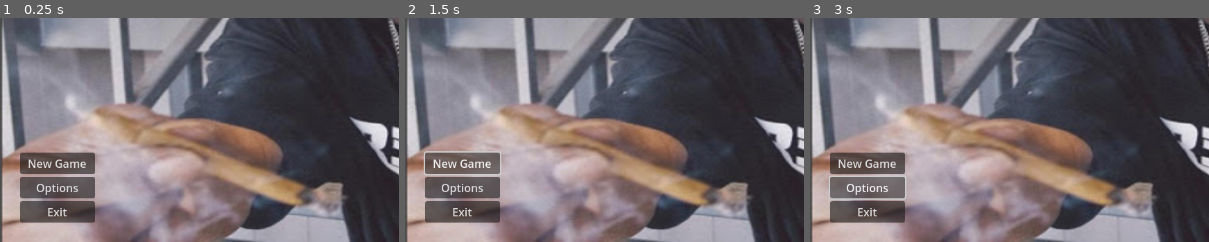
Above: before the commit, frames 1-3 (left to right).
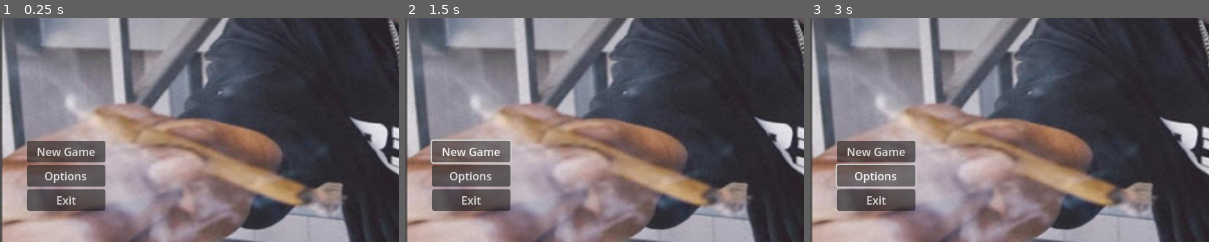
Above: after the commit, the same moments.

Repository: inigomz/GameJam2024
Game: Godot game, scene res://master/node_2d.tscn
Two runs of this game, one before a commit and one after it. Both use one fixed random seed, a clock stepped at 60 frames per second and the inputs below. The project has no main scene, so this scene is started directly.
Inputs:
- Up to frame 1 (0.25 s): no input
- Up to frame 2 (1.5 s): click "New Game" at 0.5 s; click "New Game" at 1.25 s
- Up to frame 3 (3 s): click "New Game" at 2 s; click "Options" at 2.75 s
The pictures show only the part of the screen within x 0-50%, y 50-100%; the shares and areas given below are measured in that part.

The runs differ from the first frame. In frame 1, 4.6% of the frame differs, in the area x 5-27%, y 54-92%; in frame 2, 4.7%, in the area x 4-27%, y 54-92%; in frame 3, 4.6%.

Commit message:
testing changes 2
testing to see if it will be synced

Diff:
--- a/master/node_2d.tscn
+++ b/master/node_2d.tscn
@@ -15,10 +15,10 @@
 
 [node name="VBoxContainer" type="VBoxContainer" parent="."]
 layout_mode = 0
-offset_left = 29.0
-offset_top = 519.0
-offset_right = 137.0
-offset_bottom = 621.0
+offset_left = 39.0
+offset_top = 502.0
+offset_right = 152.0
+offset_bottom = 603.0
 
 [node name="NewGameButton" type="Button" parent="VBoxContainer"]
 layout_mode = 2
